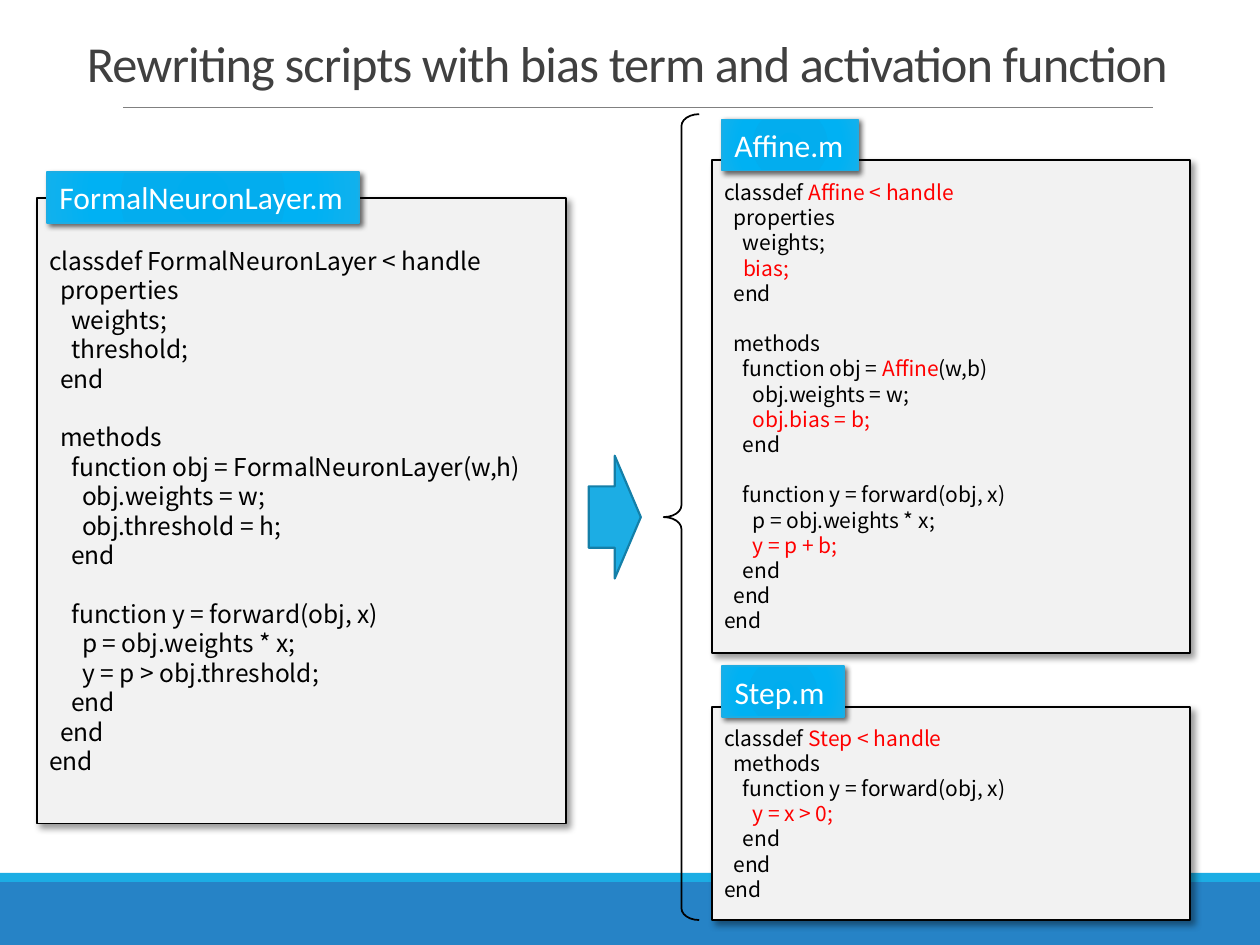
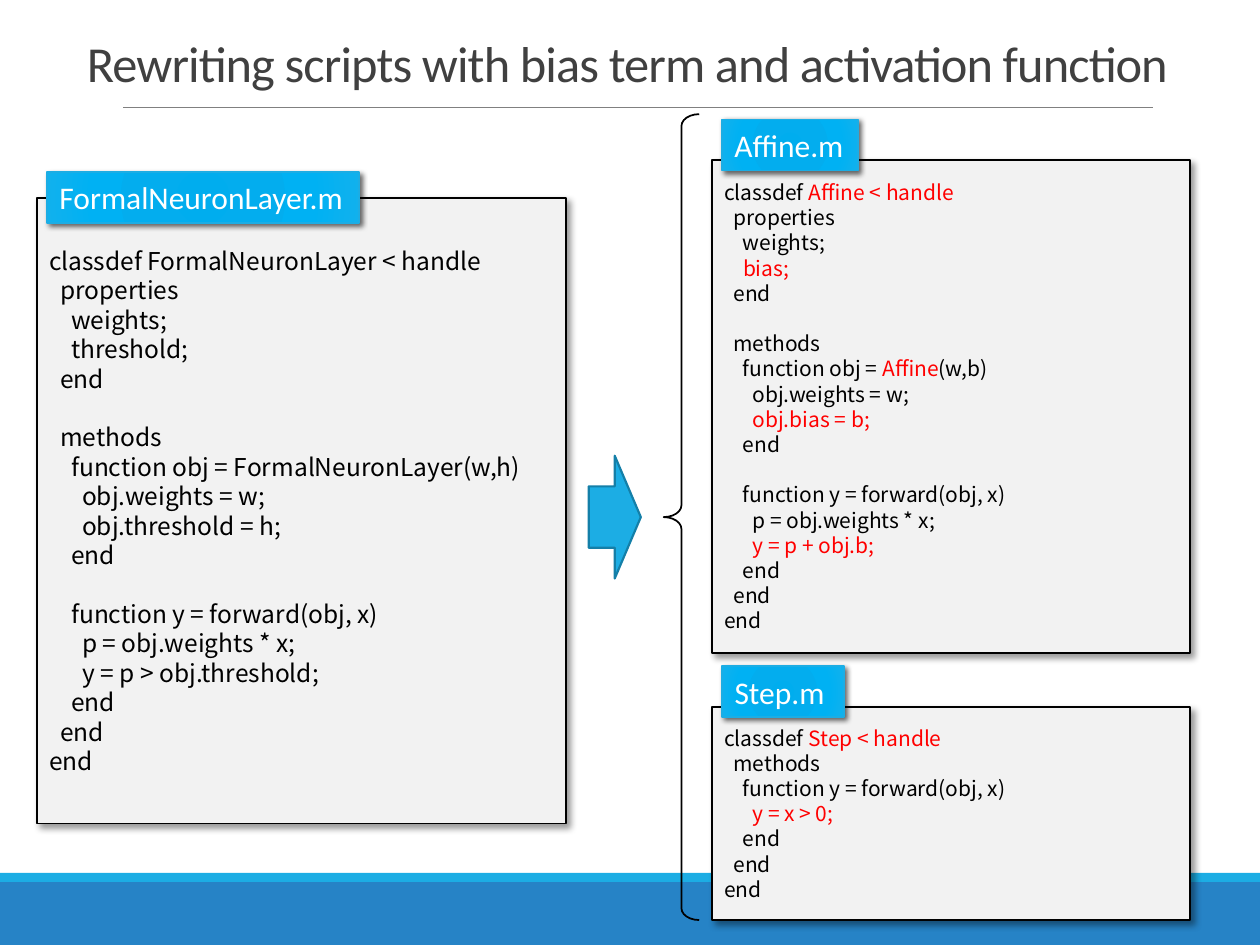
Before and after one commit to ImC4k/Machine-Learning, a slide deck: slide 26 of powerpoint/ML2018_Chapter2.pptx. Drawn at 1260x945 pixels with LibreOffice and Linux fonts; fonts in the diff are those of the drawing. Boxes give left, top, right and bottom in pixels: in the first picture for what was removed or moved away, otherwise in the second. Text is boxed around its words. In the diff, an @@ line names an element or a change of style, - is before the commit and + after.

```diff
--- a/powerpoint/ML2018_Chapter2.pptx
+++ b/powerpoint/ML2018_Chapter2.pptx
@@ text in rectangle at (x1=752, y1=532, x2=874, y2=558): text changed @@
-y = p + b;
+y = p + obj.b;
```
Also in this commit, not shown: 1 other slide changed, 10 other files.
